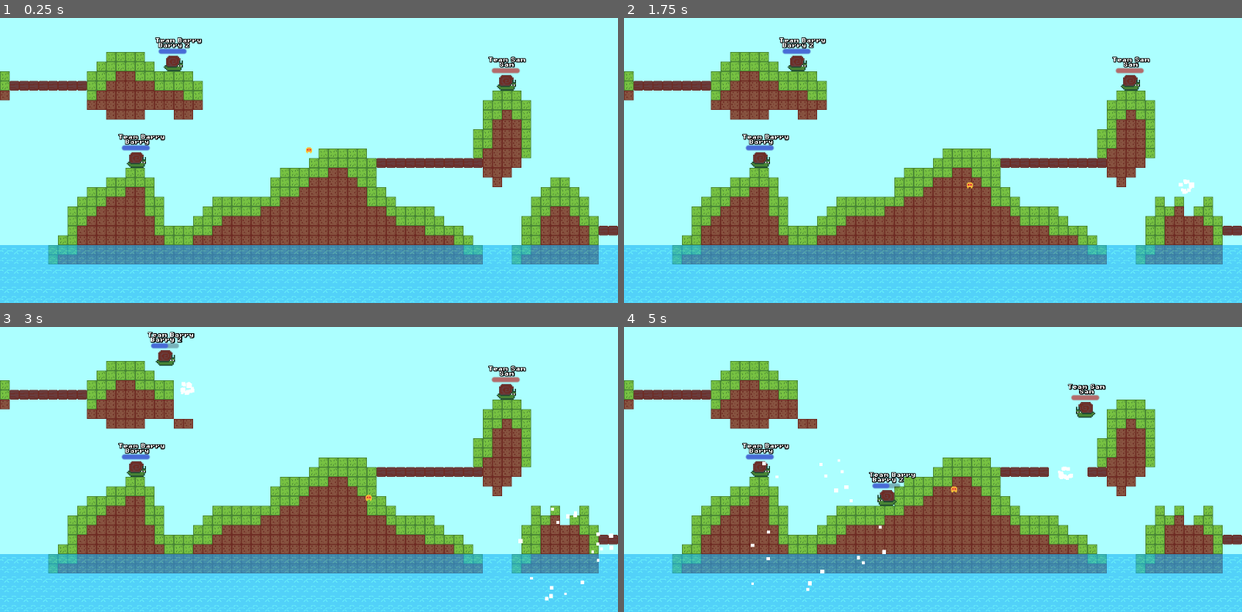
Above: before the commit, frames 1-4 (two rows, left to right).
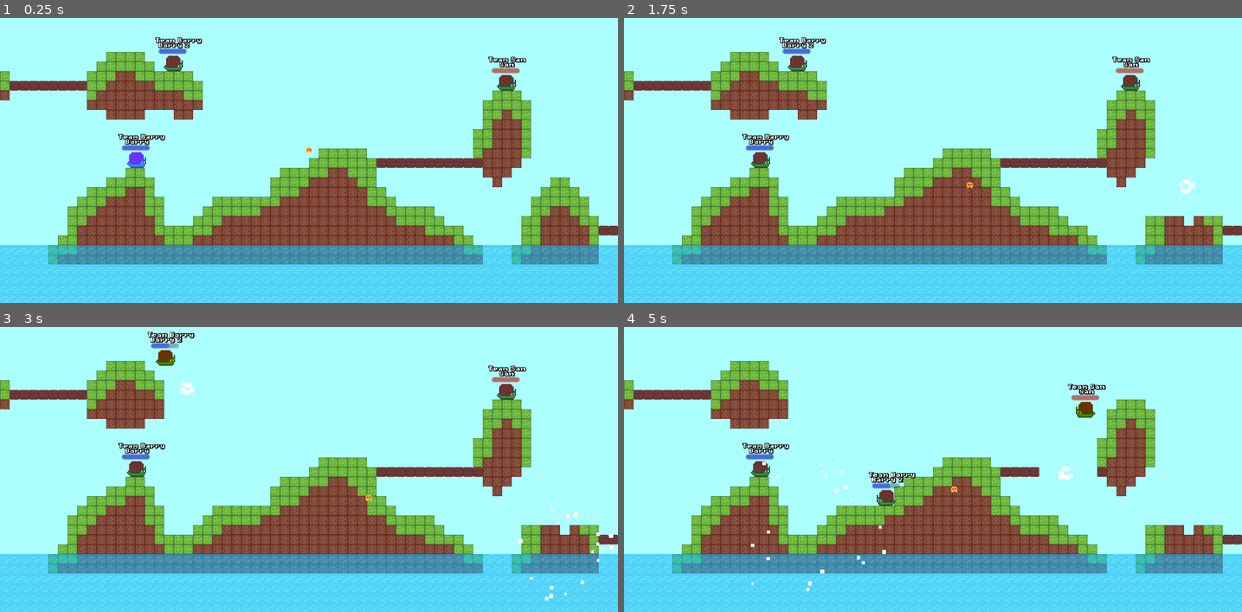
Above: after the commit, the same moments.

Repository: codingbanana21/Snail-Wars
Game: Godot game, scene res://scenes/game.tscn
The game is run twice, just before and just after one commit, with the same random seed, the same clock (stepped at 60 frames per second) and the same inputs.
Inputs (mouse positions are in pixels of both pictures, inside the frame that each line leads up to):
- Up to frame 1 (0.25 s): no input
- Up to frame 2 (1.75 s): tap Enter (skip) at 0.5 s; move the mouse to (963, 146) at 0.52 s; press the mouse at (963, 146) at 0.53 s; hold D (right) from 0.53 s (still down); tap W (jump) at 0.77, 1.52 s; tap Space at 1.25 s; move the mouse to (902, 149) at 1.27 s; release the mouse at (902, 149) at 1.28 s; click (902, 149) at 1.35 s
- Up to frame 3 (3 s): move the mouse to (321, 452) at 2.02 s; release D (right) at 2.03 s; press the mouse at (321, 452) at 2.03 s; hold A (left) 2.03-2.78 s; tap 1 (weapon_1) at 2.1 s; move the mouse to (302, 463) at 2.77 s; release the mouse at (302, 463) at 2.78 s; hold D (right) from 2.78 s (still down); tap 2 (weapon_2) at 2.85 s
- Up to frame 4 (5 s): tap W (jump) at 3.02, 3.77, 4.52 s; click (926, 463) at 3.05 s; move the mouse to (976, 460) at 3.52 s; press the mouse at (976, 460) at 3.53 s; tap 3 (weapon_3) at 3.6 s; move the mouse to (883, 452) at 4.27 s; release D (right) at 4.28 s; release the mouse at (883, 452) at 4.28 s; hold A (left) from 4.28 s (still down); click (883, 452) at 4.35 s

The runs differ from the first frame. In frame 1, 0.1% of the frame differs, in the area x 20-24%, y 46-53%; in frame 2, 0.5%; in frame 3, 1.0%; in frame 4, 1.3%, in the area x 26-96%, y 18-73%.

Commit message:
Change weapons and added player turn effect

Diff:
--- a/projectiles/bounce.tscn
+++ /dev/null
@@ -1,9 +0,0 @@
-[gd_scene format=3 uid="uid://bdbiufct42a7l"]
-
-[ext_resource type="PackedScene" uid="uid://cubfm8w8o5obj" path="res://projectiles/projectile.tscn" id="1_6j0hb"]
-
-[node name="Bounce" unique_id=152536886 instance=ExtResource("1_6j0hb")]
-damage = 30
-knockback = 1500
-explosion_size = 0
-explosion_accuracy = 0.0
--- a/projectiles/drill.tscn
+++ b/projectiles/drill.tscn
@@ -4,6 +4,7 @@
 
 [node name="Drill" unique_id=152536886 instance=ExtResource("1_d7knd")]
 damage = 30
-knockback = 600
+knockback = 500
+explosion_size = 3
 explosion_accuracy = 2.0
 hp = 3
--- /dev/null
+++ b/projectiles/heal.tscn
@@ -0,0 +1,9 @@
+[gd_scene format=3 uid="uid://bdbiufct42a7l"]
+
+[ext_resource type="PackedScene" uid="uid://cubfm8w8o5obj" path="res://projectiles/projectile.tscn" id="1_qhvaq"]
+
+[node name="Heal" unique_id=152536886 instance=ExtResource("1_qhvaq")]
+damage = -20
+knockback = 1200
+explosion_size = 0
+explosion_accuracy = 0.0
--- a/projectiles/projectile.tscn
+++ b/projectiles/projectile.tscn
@@ -7,7 +7,7 @@
 radius = 5.0
 
 [sub_resource type="CircleShape2D" id="CircleShape2D_y514s"]
-radius = 35.0
+radius = 64.0
 
 [node name="Projectile" type="Area2D" unique_id=152536886]
 collision_layer = 0
--- a/projectiles/super_drill.tscn
+++ b/projectiles/super_drill.tscn
@@ -3,5 +3,5 @@
 [ext_resource type="PackedScene" uid="uid://cubfm8w8o5obj" path="res://projectiles/projectile.tscn" id="1_tqrj2"]
 
 [node name="SuperDrill" unique_id=152536886 instance=ExtResource("1_tqrj2")]
-knockback = 1200
+knockback = 1000
 hp = 6
--- a/projectiles/super_rocket.tscn
+++ b/projectiles/super_rocket.tscn
@@ -3,7 +3,7 @@
 [ext_resource type="PackedScene" uid="uid://cubfm8w8o5obj" path="res://projectiles/projectile.tscn" id="1_iyp4x"]
 
 [node name="SuperRocket" unique_id=152536886 instance=ExtResource("1_iyp4x")]
-damage = 100
-knockback = 1600
+damage = 80
+knockback = 1200
 explosion_size = 5
 explosion_accuracy = 8.0
--- a/scripts/player.gd
+++ b/scripts/player.gd
@@ -47,6 +47,7 @@
 			snail.flip_h = false
 
 		if Globals.player_turn == player_number:
+			snail.modulate.b = (sin(Engine.get_physics_frames() / 10.0) * 10)
 			if Input.is_action_just_pressed("weapon_1"):
 				weapon = 1
 
@@ -69,7 +70,7 @@
 				if weapon == 2:
 					projectile = load("res://projectiles/drill.tscn").instantiate()
 				elif weapon == 3:
-					projectile = load("res://projectiles/bounce.tscn").instantiate()
+					projectile = load("res://projectiles/heal.tscn").instantiate()
 				else:
 					projectile = load("res://projectiles/rocket.tscn").instantiate()
 
@@ -80,6 +81,8 @@
 
 				projectile_speed = 200.0
 				next_player_timer.start()
+		else:
+			snail.modulate = Color(1.0, 1.0, 1.0, 1.0)
 
 
 func _physics_process(delta: float) -> void:
--- a/scripts/projectile.gd
+++ b/scripts/projectile.gd
@@ -3,10 +3,10 @@
 
 @onready var hit_area: Area2D = $HitArea
 
-@export var damage: int = 60
+@export var damage: int = 50
 @export var knockback: int = 800
-@export var explosion_size: int = 3
-@export var explosion_accuracy: float = 3
+@export var explosion_size: int = 4
+@export var explosion_accuracy: float = 4
 @export var hp: int = 1
 
 var velocity: Vector2 = Vector2.ZERO
